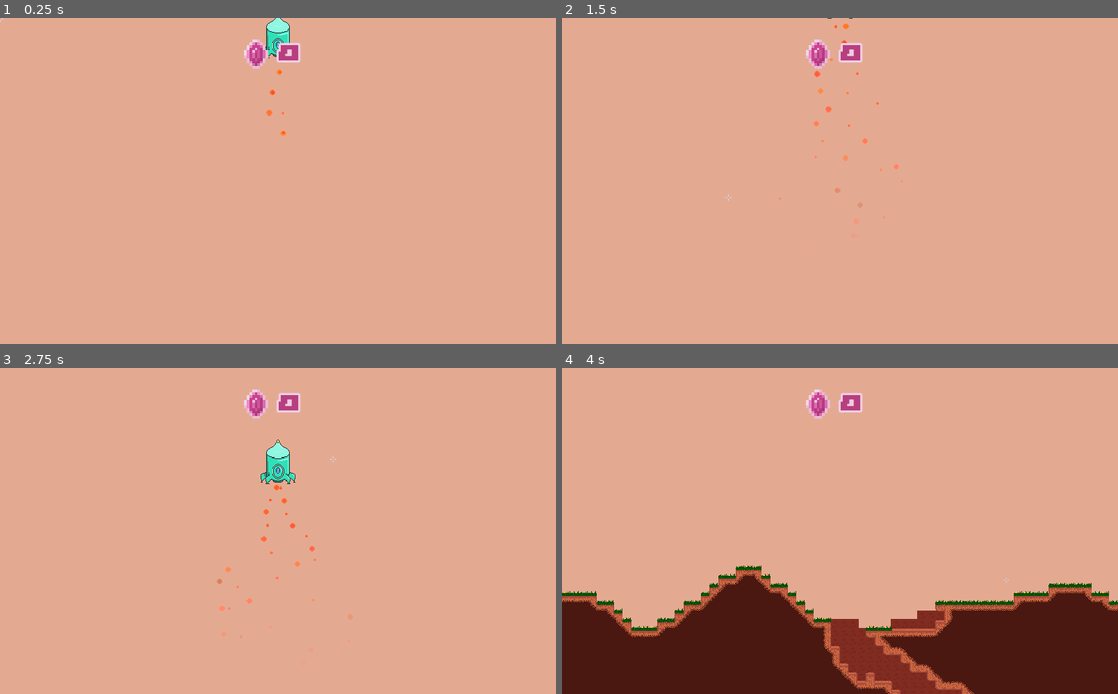
Above: before the commit, frames 1-4 (two rows, left to right).
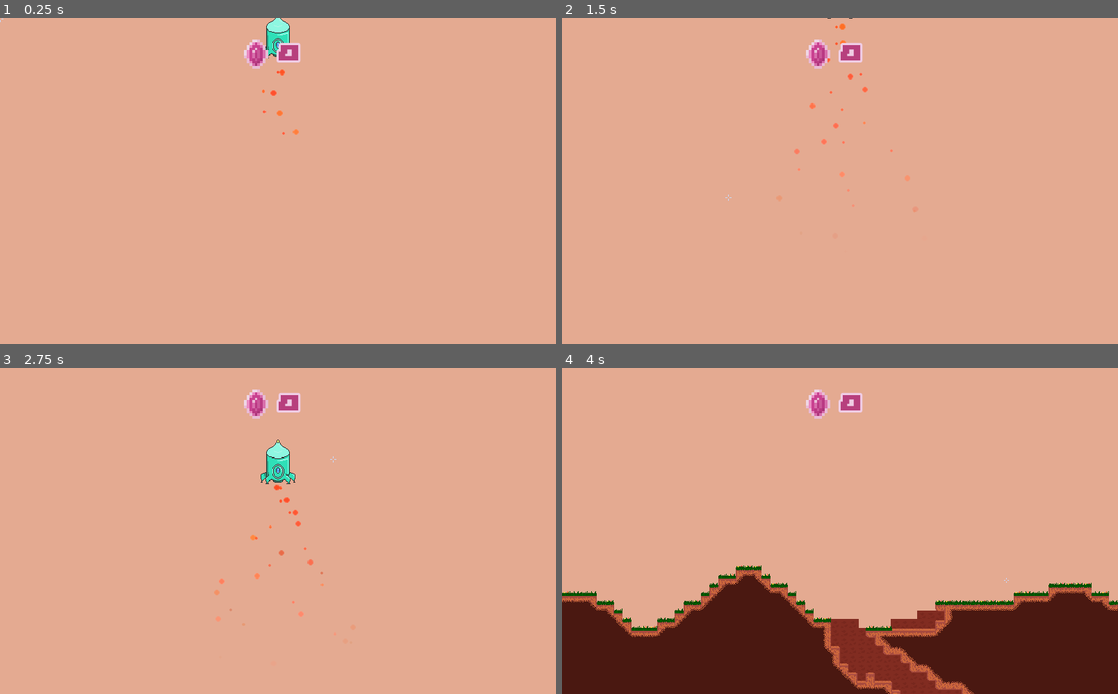
Above: after the commit, the same moments.

Repository: MichaelRRyan/Mecha-Miners
Game: Godot game, scene res://scenes/world/World.tscn
Two runs of this game, one before a commit and one after it. Both use one fixed random seed, a clock stepped at 60 frames per second and the inputs below.
Inputs (mouse positions are in pixels of both pictures, inside the frame that each line leads up to):
- Up to frame 1 (0.25 s): no input
- Up to frame 2 (1.5 s): tap Enter at 0.5 s; move the mouse to (962, 164) at 0.52 s; hold D (move_right) 0.53-1.28 s; hold E (interact) 0.53-1.28 s; tap W (jump) at 0.77 s; move the mouse to (728, 197) at 1.27 s; hold A (move_left) from 1.28 s (still down); click (728, 197) at 1.35 s
- Up to frame 3 (2.75 s): tap W (jump) at 1.52 s; tap E (interact) at 1.55, 2.3 s; move the mouse to (333, 459) at 2.02 s; release A (move_left) at 2.03 s; hold D (move_right) from 2.03 s (still down); hold Right mouse button (action2) from 2.03 s (still down)
- Up to frame 4 (4 s): move the mouse to (812, 596) at 2.77 s; release Right mouse button (action2) at 2.78 s; tap P (ai_perspective) at 2.85 s; tap W (jump) at 3.02, 3.77 s; tap E (interact) at 3.05 s; tap Space at 3.5 s; move the mouse to (1006, 579) at 3.52 s; release D (move_right) at 3.53 s; hold A (move_left) from 3.53 s (still down); hold E (interact) from 3.53 s (still down)

The runs differ from the first frame. In frame 1, 0.1% of the frame differs, in the area x 47-54%, y 1-37%; in frame 2, 0.3%; in frame 3, 0.4%, in the area x 38-64%, y 24-80%; in frame 4, nothing differs.
Error before the commit: Division By Zero in operator '%'. (res://scripts/world/PlayerManager.gd:188)

Commit message:
Spawned entities and added drop pod instructions

Diff:
--- a/scenes/entities/BattleMinerBot.tscn
+++ b/scenes/entities/BattleMinerBot.tscn
@@ -21,3 +21,5 @@
 region_rect = Rect2( 160, 32, 32, 16 )
 
 [node name="AIController" parent="." index="5" instance=ExtResource( 2 )]
+
+[connection signal="drop_pod_landed" from="." to="AIController" method="_on_Entity_drop_pod_landed"]
--- a/scenes/entities/MinerBot.tscn
+++ b/scenes/entities/MinerBot.tscn
@@ -30,5 +30,6 @@
 [node name="MiningLaser" parent="." index="5" instance=ExtResource( 6 )]
 
 [connection signal="damage_taken" from="." to="AnimatedSprite" method="_on_MinerBot_damage_taken"]
+[connection signal="drop_pod_landed" from="." to="MinerBotController" method="_on_Entity_drop_pod_landed"]
 [connection signal="sync_began" from="." to="AnimatedSprite" method="_on_MinerBot_sync_began"]
 [connection signal="sync_data_recieved" from="." to="AnimatedSprite" method="_on_MinerBot_sync_data_recieved"]
--- a/scenes/world/DropPod.tscn
+++ b/scenes/world/DropPod.tscn
@@ -1,7 +1,8 @@
-[gd_scene load_steps=13 format=2]
+[gd_scene load_steps=15 format=2]
 
 [ext_resource path="res://assets/images/sprite_sheet.png" type="Texture" id=1]
 [ext_resource path="res://scripts/world/DropPod.gd" type="Script" id=2]
+[ext_resource path="res://assets/fonts/hope_gold.ttf" type="DynamicFontData" id=3]
 [ext_resource path="res://assets/images/particle.png" type="Texture" id=5]
 [ext_resource path="res://assets/images/particle_small.png" type="Texture" id=6]
 
@@ -54,6 +55,11 @@
 color_ramp = SubResource( 7 )
 hue_variation = 0.45
 hue_variation_random = 0.5
+
+[sub_resource type="DynamicFont" id=10]
+outline_size = 2
+outline_color = Color( 0.501961, 0.215686, 0.0392157, 1 )
+font_data = ExtResource( 3 )
 
 [node name="DropPod" type="KinematicBody2D"]
 pause_mode = 2
@@ -116,5 +122,18 @@
 position = Vector2( 24, 30 )
 cast_to = Vector2( 0, 8 )
 
+[node name="InstructionLabel" type="Label" parent="."]
+visible = false
+anchor_left = 0.5
+anchor_right = 0.5
+margin_left = -107.0
+margin_top = -64.0
+margin_right = 107.0
+margin_bottom = -28.0
+custom_fonts/font = SubResource( 10 )
+text = "Press 'E' to exit the Drop Pod"
+align = 1
+valign = 1
+
 [connection signal="body_entered" from="PlayerDetector" to="." method="_on_PlayerDetector_body_entered"]
 [connection signal="body_exited" from="PlayerDetector" to="." method="_on_PlayerDetector_body_exited"]
--- a/scripts/ai/AIController.gd
+++ b/scripts/ai/AIController.gd
@@ -143,7 +143,7 @@
 func _ready() -> void:
 	subject = get_parent()
 	var _r = subject.connect("died", self, "_on_subject_died")
-	add_behaviour(IdleBehaviour.new())
+	call_deferred("add_behaviour", IdleBehaviour.new())
 
 	# Uses noise to get a random number that tends towards a middle point of 0.5.
 	var noise = OpenSimplexNoise.new()
@@ -187,3 +187,11 @@
 
 
 #-------------------------------------------------------------------------------
+func _on_Entity_drop_pod_landed():
+	if subject == null:
+		subject = get_parent()
+
+	subject.drop_pod.exit()
+
+
+#-------------------------------------------------------------------------------
--- a/scripts/entities/Entity.gd
+++ b/scripts/entities/Entity.gd
@@ -9,6 +9,7 @@
 signal respawn_complete()
 signal sync_began(sync_data)
 signal sync_data_recieved(sync_data)
+signal drop_pod_landed()
 
 export var health : float = 5.0
 
@@ -339,3 +340,8 @@
 
 
 # -----------------------------------------------------------------------------
+func on_drop_pod_landed():
+	emit_signal("drop_pod_landed")
+
+
+# -----------------------------------------------------------------------------
--- a/scripts/misc/FollowPoint.gd
+++ b/scripts/misc/FollowPoint.gd
@@ -10,7 +10,7 @@
 		_target.disconnect("new_velocity", self, "_on_Target_new_velocity")
 
 	_target = new_target
-	_target.connect("new_velocity", self, "_on_Target_new_velocity")
+	var _r = _target.connect("new_velocity", self, "_on_Target_new_velocity")
 	position = _target.position
 
 
--- a/scripts/ui/components/GUIManager.gd
+++ b/scripts/ui/components/GUIManager.gd
@@ -12,14 +12,8 @@
 
 
 # -----------------------------------------------------------------------------
-func _on_DropPod_menu_toggled():
-	# Switch screen if no currently selected screen, switches to drop pod menu.
-	if _current_screen == null:
-		_switch_screen($DropPodMenu)
-
-	# If the drop pod menu is active, disables it.
-	elif _current_screen == $DropPodMenu:
-		_switch_screen(null)
+func _on_DropPod_menu_opened():
+	_switch_screen($DropPodMenu)
 
 
 # -----------------------------------------------------------------------------
--- a/scripts/world/DropPod.gd
+++ b/scripts/world/DropPod.gd
@@ -1,13 +1,18 @@
 extends KinematicBody2D
 
 signal new_velocity()
-signal menu_toggled()
+signal menu_opened()
+signal menu_closed()
 signal player_entered(player)
 signal player_exited(player)
+
+const EXIT_TEXT = "Press 'E' to exit the Drop Pod"
+const ENTER_TEXT = "Press 'E' to enter the Drop Pod"
 
 export var gravity = 60.0
 export var max_vertical_speed = 400.0
 
+var is_local = false
 var player = null
 var follow_point = null
 
@@ -21,14 +26,21 @@
 
 
 # -----------------------------------------------------------------------------
+func _ready():
+	var terrains = get_tree().get_nodes_in_group("terrain")
+	if terrains and not terrains.empty():
+		_terrain = terrains.front()
+
+
+# -----------------------------------------------------------------------------
 func _on_PlayerDetector_body_entered(body):
 	# Checks if the body is the owner of the drop pod.
 	if body == player:
 		player_in_range = true
 
-	var terrains = get_tree().get_nodes_in_group("terrain")
-	if terrains and not terrains.empty():
-		_terrain = terrains.front()
+		if is_local:
+			$InstructionLabel.text = ENTER_TEXT
+			$InstructionLabel.show()
 
 
 # ------------------------------------------------------------------------------
@@ -37,21 +49,40 @@
 	if body == player:
 		player_in_range = false
 
+		if is_local:
+			$InstructionLabel.hide()
+
 
 # ------------------------------------------------------------------------------
 func _input(event):
-	if _landed and event.is_action_pressed("interact"):
+	if is_local and _landed and event.is_action_pressed("interact"):
 		if _driver_inside:
+			emit_signal("menu_closed")
 			_driver_inside = false
 			emit_signal("player_exited", player)
 			player.position = position
 			follow_point.set_target(player)
 
 		elif player_in_range:
+			emit_signal("menu_opened")
 			_driver_inside = true
 			follow_point.set_target(self)
 			emit_signal("player_entered", player)
-			emit_signal("menu_toggled")
+
+
+# ------------------------------------------------------------------------------
+func exit():
+	if _driver_inside:
+		_driver_inside = false
+		emit_signal("player_exited", player)
+		player.position = position
+
+
+# ------------------------------------------------------------------------------
+func enter():
+	if player_in_range and not _driver_inside:
+		_driver_inside = true
+		emit_signal("player_entered", player)
 
 
 # ------------------------------------------------------------------------------
@@ -60,13 +91,14 @@
 
 		if not _landed:
 			if velocity.y > 0.0:
-				if ground_height == -1:
-					$RayCast2D.force_raycast_update()
-					if $RayCast2D.is_colliding():
-						var collider = $RayCast2D.get_collider()
-						if collider.is_in_group("terrain"):
-							ground_height = $RayCast2D.get_collision_point().y
-				else:
+
+				$RayCast2D.force_raycast_update()
+				if $RayCast2D.is_colliding():
+					var collider = $RayCast2D.get_collider()
+					if collider.is_in_group("terrain"):
+						ground_height = $RayCast2D.get_collision_point().y
+
+				if ground_height != -1:
 					var dist = ground_height - position.y
 					var interp = 1.0 - (dist / $RayCast2D.cast_to.y)
 					velocity.y -= velocity.y * 2 * interp * delta
@@ -102,6 +134,11 @@
 		_landed = true
 		$ParticlesLarge.emitting = false
 		$ParticlesSmall.emitting = false
+		player.on_drop_pod_landed()
+
+		if is_local:
+			$InstructionLabel.text = EXIT_TEXT
+			$InstructionLabel.show()
 
 
 # ------------------------------------------------------------------------------
--- a/scripts/world/PlayerManager.gd
+++ b/scripts/world/PlayerManager.gd
@@ -1,4 +1,7 @@
 extends Node2D
+
+const WORLD_WIDTH = 150
+const SPAWN_BUFFER = 10
 
 onready var PlayerScene = preload("res://scenes/entities/Player.tscn")
 onready var FollowPointScene = preload("res://scenes/entities/FollowPoint.tscn")
@@ -21,6 +24,7 @@
 var _local_follow_point = null
 var _local_drop_pod = null
 
+var _free_drop_positons = []
 
 # ------------------------------------------------------------------------------
 func get_local_player():
@@ -29,13 +33,7 @@
 
 # ------------------------------------------------------------------------------
 func _ready():
-#	_entities = get_tree().get_nodes_in_group("entity")
-#	for entity in _entities:
-#		var _r = entity.connect("died", self, "_on_player_died", [entity])
-
 	spawn_point = $SpawnPoint.position
-	#local_player = $Player
-	#local_player.position = spawn_point
 
 	# Connects to the networking signals.
 	var _r
@@ -58,41 +56,73 @@
 # ------------------------------------------------------------------------------
 func _spawn_first_entities():
 
-	# Spawns the player.
+	for x in range(SPAWN_BUFFER, WORLD_WIDTH - SPAWN_BUFFER * 2):
+		_free_drop_positons.append(x)
+
+	# Spawns the player and drop pod and sets them up.
 	_local_player = PlayerScene.instance()
-
-	# Defines the world width and left/right buffer.
-	var world_width = 150
-	var buffer = 10
-
-	# Spawns and positions the drop pod.
 	_local_drop_pod = DropPodScene.instance()
-	add_child(_local_drop_pod)
-	_local_drop_pod.connect("player_exited", self, "_on_DropPod_player_exited")
-	_local_drop_pod.connect("player_entered", self, "_on_DropPod_player_entered")
-
-	var x = randi() % (world_width - buffer * 2) + buffer
-	_local_drop_pod.position = Vector2(x * 16.0, drop_height)
+	_spawn_entity_and_drop(_local_player, _local_drop_pod)
 
 	# Spawns the follow point and adds it to the drop pod.
 	_local_follow_point = FollowPointScene.instance()
 	add_child(_local_follow_point)
-
 	_local_follow_point.set_target(_local_drop_pod)
-
-	_local_drop_pod.player = _local_player
 	_local_drop_pod.follow_point = _local_follow_point
-	_local_player.drop_pod = _local_drop_pod
+	_local_drop_pod.is_local = true
 
 	# Adds the camera to the drop pod's follow point.
 	remove_child(_main_camera)
 	_local_follow_point.add_child(_main_camera)
 	_main_camera.position = Vector2.ZERO
 
-	# TODO: Spawn the bots.
-	var num_bots = randi() % 5 + 1
-	for i in num_bots:
-		pass
+	# Gets the main camera.
+	var gui_managers = get_tree().get_nodes_in_group("gui_manager")
+	if gui_managers != null and not gui_managers.empty():
+		var gui_manager = gui_managers.front()
+		var _r = _local_drop_pod.connect("menu_opened", gui_manager, "_on_DropPod_menu_opened")
+		_r = _local_drop_pod.connect("menu_closed", gui_manager, "_on_DropPod_menu_closed")
+		_r = _local_player.connect("crystal_amount_changed", gui_manager, "_on_Player_crystal_amount_changed")
+
+	# Spawns 2 to 5 bots.
+	var num_bots = randi() % 4 + 2
+	for _i in num_bots:
+
+		var bot = (MinerBotScene.instance() if randi() % 2 == 0
+			else BattleMinerBotScene.instance())
+		_spawn_entity_and_drop(bot, DropPodScene.instance())
+
+
+# ------------------------------------------------------------------------------
+func _spawn_entity_and_drop(entity, drop_pod):
+
+	# Adds the drop pod as a child and connects its signals.
+	add_child(drop_pod)
+	drop_pod.connect("player_exited", self, "_on_DropPod_player_exited")
+	drop_pod.connect("player_entered", self, "_on_DropPod_player_entered")
+
+	# Positions the drop pod in an empty spot.
+	var x = _free_drop_positons[randi() % _free_drop_positons.size()]
+	_mark_drop_pos_taken(x)
+	drop_pod.position = Vector2(x * 16.0, drop_height)
+
+	# Assigned the necessary references.
+	drop_pod.player = entity
+	entity.drop_pod = drop_pod
+
+	_entities.append(entity)
+	var _r = entity.connect("died", self, "_on_player_died", [entity])
+
+
+# ------------------------------------------------------------------------------
+# Checks the area around the position to ensure it's clear.
+func _mark_drop_pos_taken(x_cell):
+	var world_min = SPAWN_BUFFER
+	var world_max = WORLD_WIDTH - SPAWN_BUFFER * 2
+
+	for x in range(max(world_min, x_cell - 3), min(world_max, x_cell + 2)):
+		if _free_drop_positons.has(x):
+			_free_drop_positons.erase(x)
 
 
 # ------------------------------------------------------------------------------
